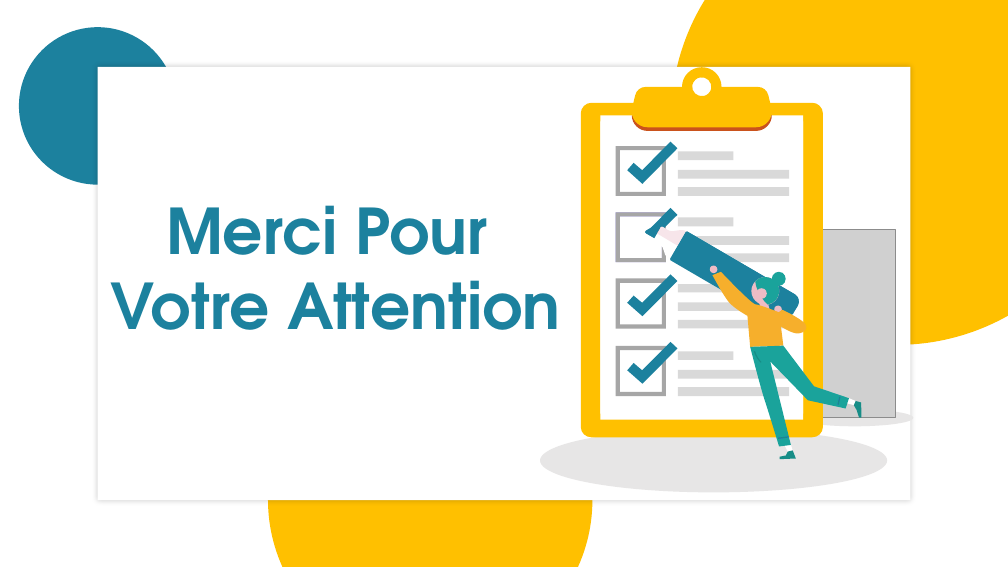
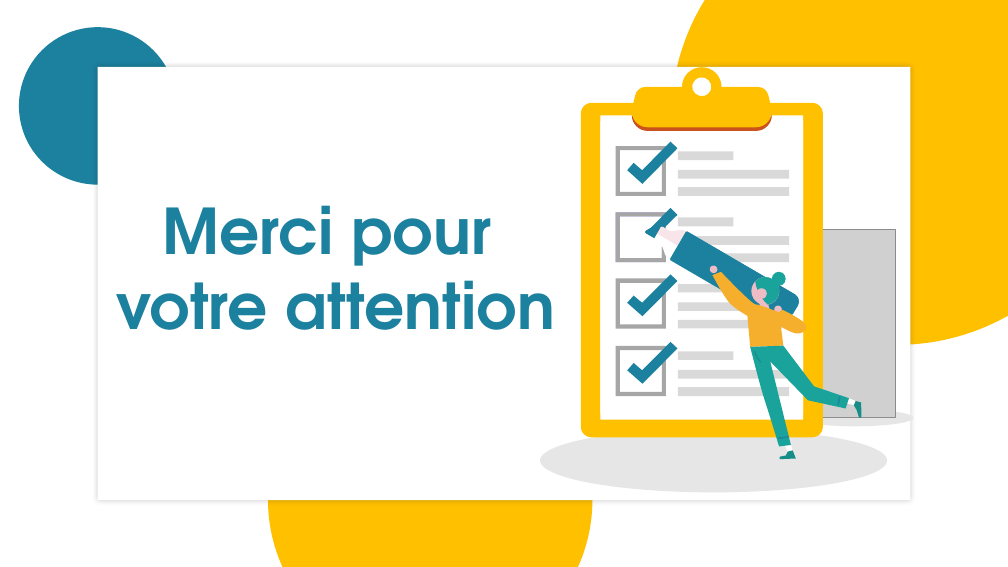
Before and after one commit to ansnoussi/conceptionGL2, a slide deck: slide 20 of Présentation Projet .pptx (slide 18 before the commit). Drawn at 1008x567 pixels with LibreOffice and Linux fonts; fonts in the diff are those of the drawing; grey boxes stand for pictures. Boxes give left, top, right and bottom in pixels: in the first picture for what was removed or moved away, otherwise in the second. Text is boxed around its words. In the diff, an @@ line names an element or a change of style, - is before the commit and + after.

```diff
--- a/Présentation Projet .pptx
+++ b/Présentation Projet .pptx
@@ text at [116, 205, 555, 330]: text changed @@
-Merci Pour
-Votre Attention
+Merci pour
+votre attention
```
Also in this commit, not shown: 14 other slides changed, 4 slides added, 2 slides removed.
